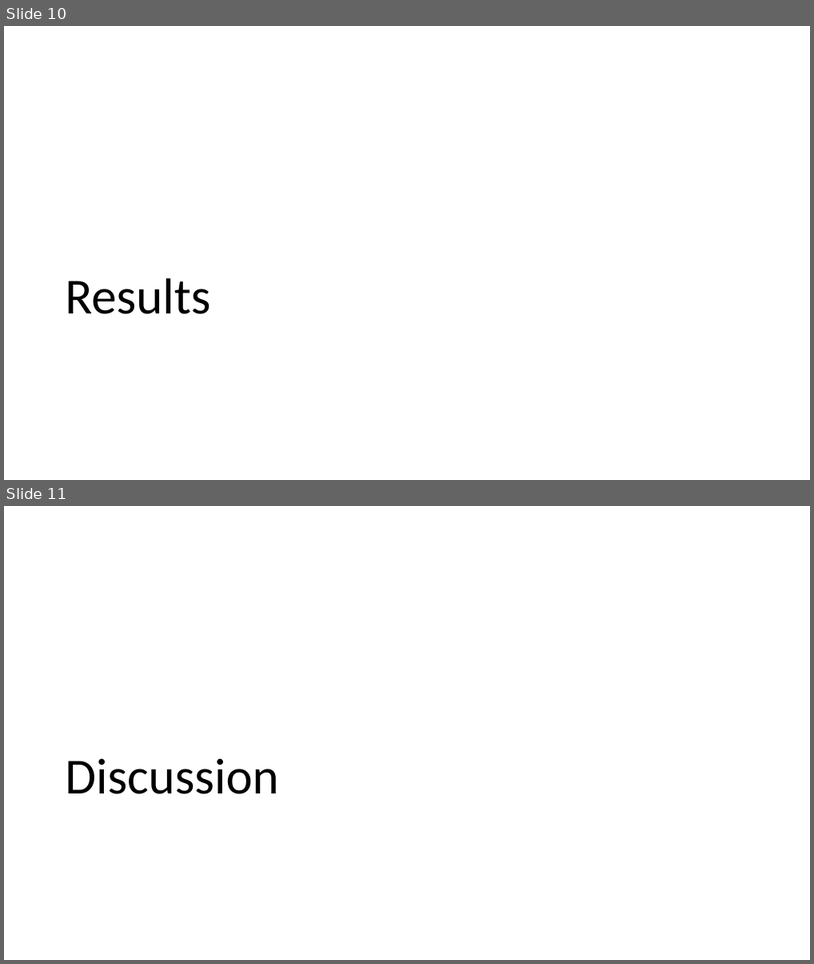
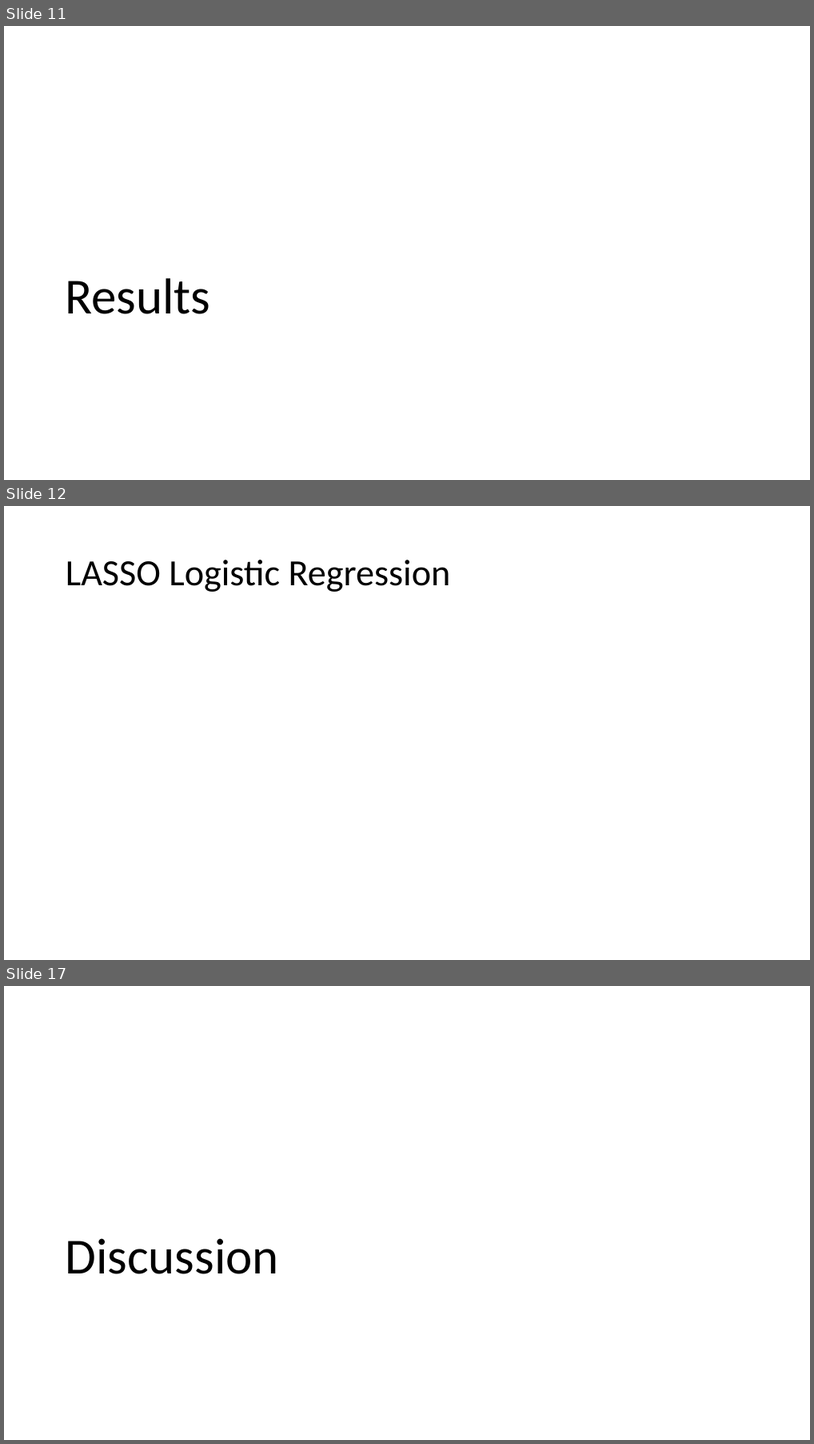
Before and after one commit to jordan-boswell/spaceship-titanic, a slide deck: deliverables/presentation.pptx. Shown one above the other, each under a label of ours: slides 10 and 11 before the commit, slides 11, 12 and 17 after it; the slides between them are not shown. The pictures are 814x964 and 814x1444 pixels, drawn with LibreOffice and Linux fonts; fonts in the diff are those of the drawing. Boxes give left, top, right and bottom in pixels: in the first picture for what was removed or moved away, otherwise in the second. Text is boxed around its words. In the diff, an @@ line names an element or a change of style, - is before the commit and + after.

```diff
--- a/deliverables/presentation.pptx
+++ b/deliverables/presentation.pptx
@@ slide 12 added at (x1=4, y1=506, x2=810, y2=960), background #FFFFFF @@
@@ title added at (x1=66, y1=560, x2=451, y2=592), 44 pt, text #000000 @@
+LASSO Logistic Regression
@@ what was slide 10 is now slide 11 @@
@@ what was slide 11 is now slide 17 @@
```
Also in this commit, not shown: 8 other slides added, 13 other files.
